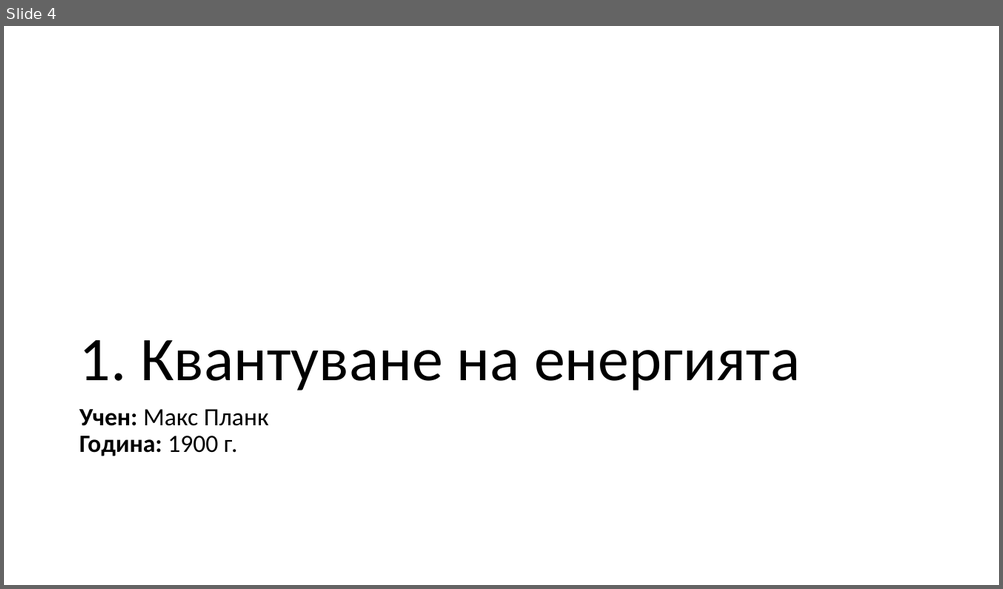
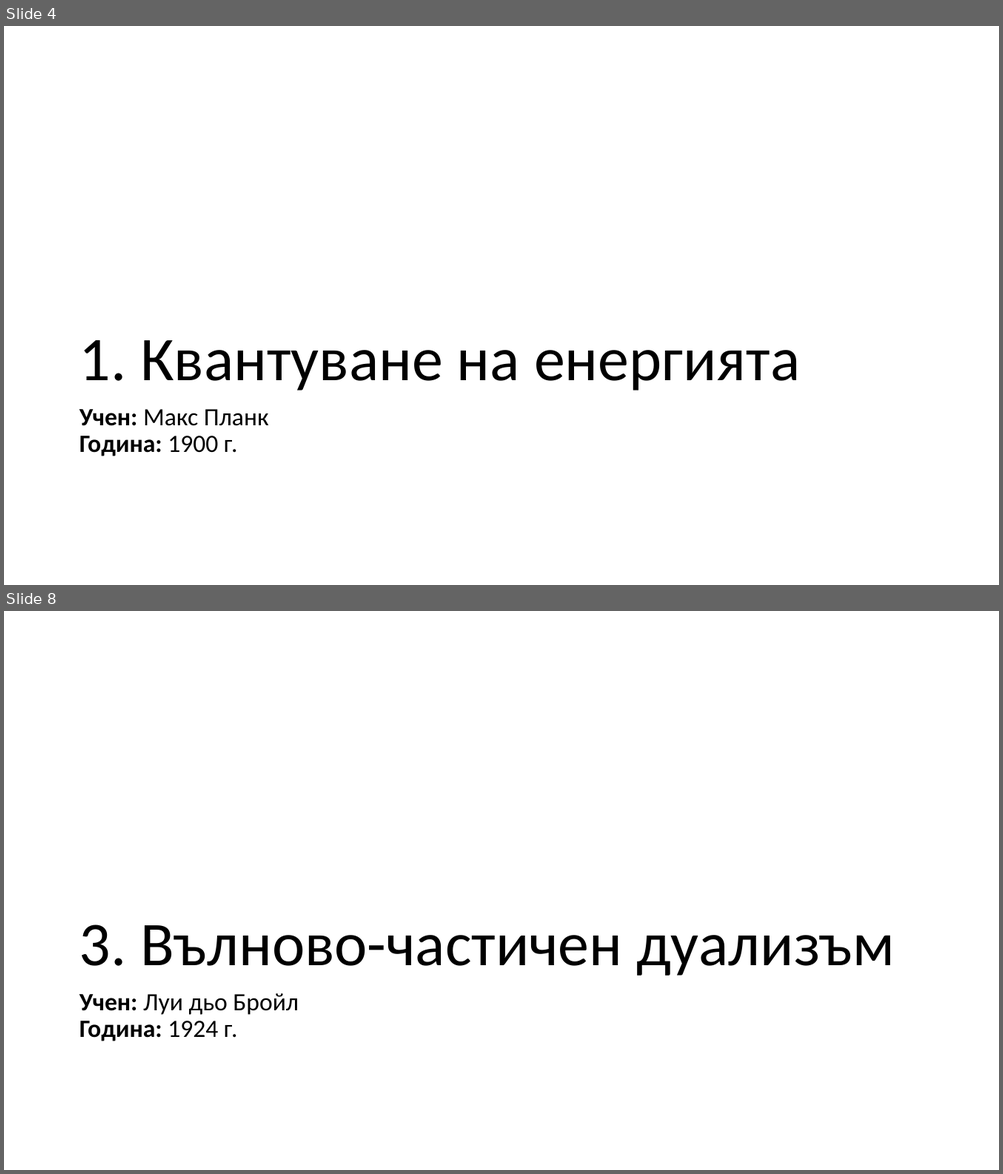
Before and after one commit to LAB5fire/PPQM, a slide deck: kvantova vizika.pptx. Shown one above the other, each under a label of ours: slide 4 before the commit, slides 4 and 8 after it; the slides between them are not shown. The pictures are 1003x589 and 1003x1174 pixels, drawn with LibreOffice and Linux fonts; fonts in the diff are those of the drawing. Boxes give left, top, right and bottom in pixels: in the first picture for what was removed or moved away, otherwise in the second. Text is boxed around its words. In the diff, an @@ line names an element or a change of style, - is before the commit and + after.

```diff
--- a/kvantova vizika.pptx
+++ b/kvantova vizika.pptx
@@ slide 8 added at (x1=4, y1=611, x2=999, y2=1170), background #FFFFFF @@
@@ title added at (x1=79, y1=925, x2=894, y2=976), 60 pt, text #000000 @@
+3. Вълново-частичен дуализъм
@@ text added at (x1=79, y1=994, x2=299, y2=1042), 24 pt, text #000000 @@
+Учен: Луи дьо Бройл
+Година: 1924 г.
```
Also in this commit, not shown: 1 slide changed, 3 other slides added.
